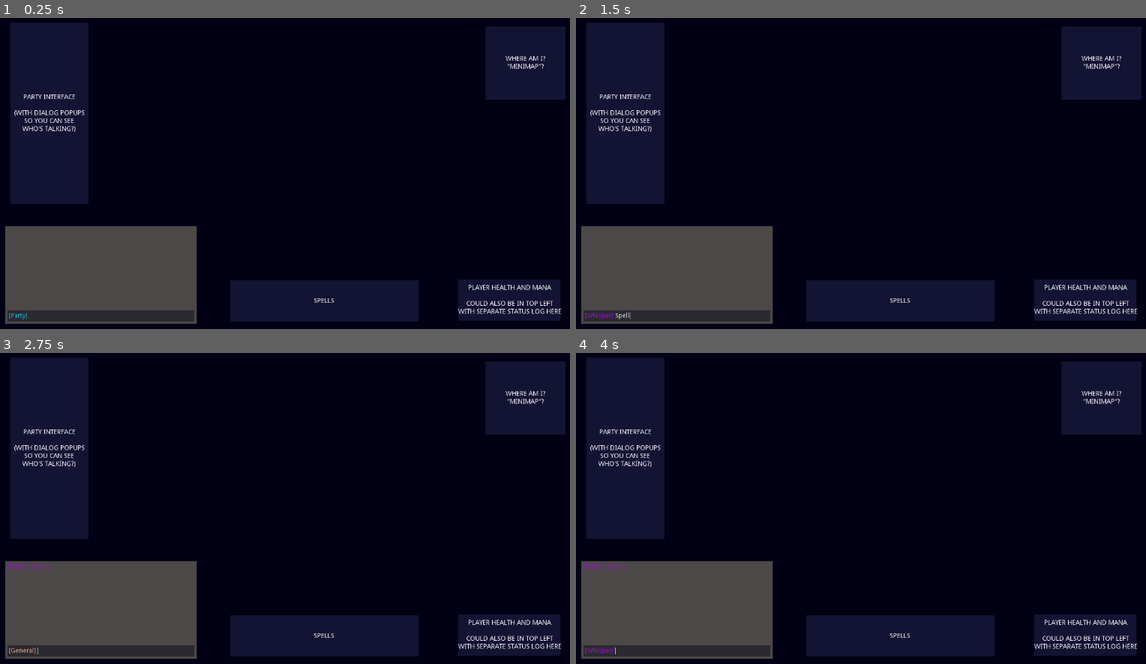
Above: before the commit, frames 1-4 (two rows, left to right).
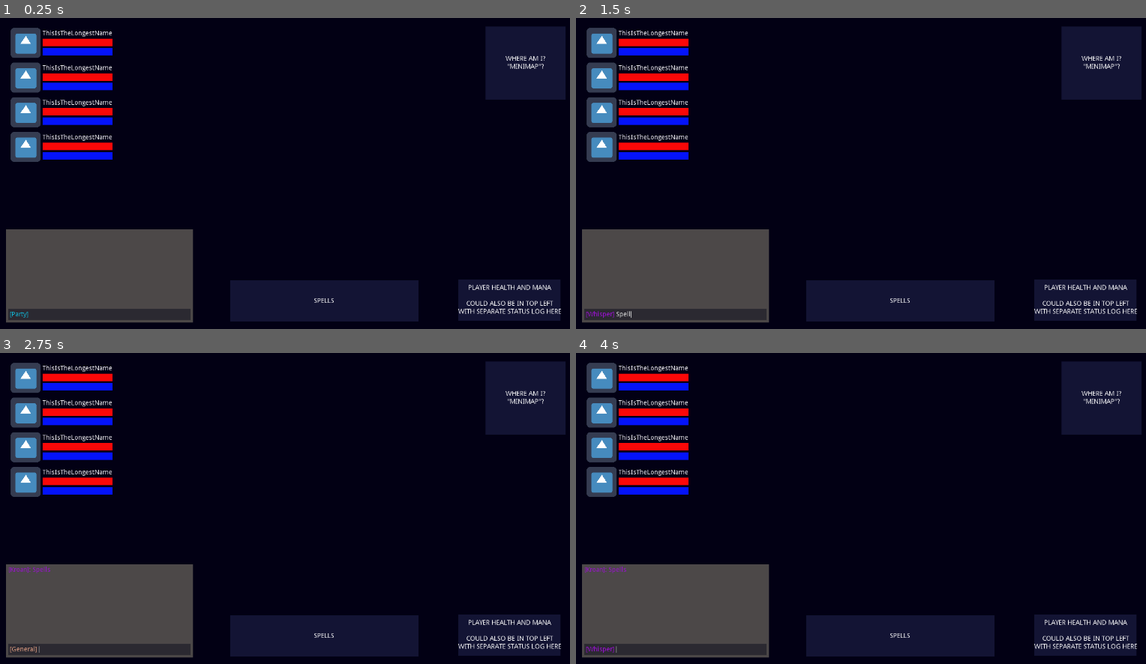
Above: after the commit, the same moments.

Repository: olive20xx/White-Mage-Biz
Game: Godot game, scene res://Scenes/UI.tscn
Same seed, same stepped clock (60 frames per second), same inputs: the game is played once before the commit and once after it. The engine's default icon, where the game draws it, is replaced by a stand-in: a white triangle on a blue panel in a dark square.
Inputs:
- Up to frame 1 (0.25 s): no input
- Up to frame 2 (1.5 s): tap Enter (ui_accept) at 0.5, 0.77 s; hold Tab (chat_channel_next) from 0.53 s (still down); type "Spells" at 1.25 s
- Up to frame 3 (2.75 s): tap Enter (ui_accept) at 2, 2.27 s; release Tab (chat_channel_next) at 2.03 s; tap Tab (chat_channel_next) at 2.1 s
- Up to frame 4 (4 s): tap Enter (ui_accept) at 2.75, 3.5, 3.77 s; hold Tab (chat_channel_next) 2.78-3.53 s; tap Tab (chat_channel_next) at 3.6 s

The runs differ from the first frame. In frame 1, 9.9% of the frame differs, in the area x 0-35%, y 1-99%; in frame 2, 9.9%; in frame 3, 10%; in frame 4, 10%.

Commit message:
Made a basic party GUI
Next step is to hook up /invite and figure out how to create NPCs

Diff:
--- a/ChatBox.gd
+++ b/ChatBox.gd
@@ -1,8 +1,8 @@
 extends Control
 
-onready var chatLog = get_node("VBoxContainer/RichTextLabel")
-onready var inputLabel = get_node("VBoxContainer/ColorRect/HBoxContainer/Label")
-onready var inputField = get_node("VBoxContainer/ColorRect/HBoxContainer/LineEdit")
+onready var chatLog = get_node("MarginContainer/VBoxContainer/RichTextLabel")
+onready var inputLabel = get_node("MarginContainer/VBoxContainer/ColorRect/HBoxContainer/Label")
+onready var inputField = get_node("MarginContainer/VBoxContainer/ColorRect/HBoxContainer/LineEdit")
 
 var has_focus = false
 
--- a/Scenes/Chat Box.tscn
+++ b/Scenes/Chat Box.tscn
@@ -9,8 +9,8 @@
 [node name="ChatBox" type="Control"]
 anchor_top = 1.0
 anchor_bottom = 1.0
-margin_top = -150.0
-margin_right = 300.0
+margin_top = -160.0
+margin_right = 310.0
 rect_min_size = Vector2( 250, 100 )
 script = ExtResource( 1 )
 __meta__ = {
@@ -20,23 +20,32 @@
 [node name="ColorRect" type="ColorRect" parent="."]
 anchor_right = 1.0
 anchor_bottom = 1.0
-margin_left = -5.0
-margin_top = -5.0
-margin_right = 5.0
-margin_bottom = 5.0
 color = Color( 0.301961, 0.286275, 0.286275, 1 )
 __meta__ = {
 "_edit_use_anchors_": false
 }
 
-[node name="VBoxContainer" type="VBoxContainer" parent="."]
+[node name="MarginContainer" type="MarginContainer" parent="."]
 anchor_right = 1.0
 anchor_bottom = 1.0
+custom_constants/margin_right = 5
+custom_constants/margin_top = 5
+custom_constants/margin_left = 5
+custom_constants/margin_bottom = 5
 __meta__ = {
 "_edit_use_anchors_": false
 }
 
-[node name="RichTextLabel" type="RichTextLabel" parent="VBoxContainer"]
+[node name="VBoxContainer" type="VBoxContainer" parent="MarginContainer"]
+margin_left = 5.0
+margin_top = 5.0
+margin_right = 305.0
+margin_bottom = 155.0
+__meta__ = {
+"_edit_use_anchors_": false
+}
+
+[node name="RichTextLabel" type="RichTextLabel" parent="MarginContainer/VBoxContainer"]
 margin_right = 300.0
 margin_bottom = 122.0
 focus_mode = 2
@@ -46,7 +55,7 @@
 scroll_following = true
 selection_enabled = true
 
-[node name="ColorRect" type="ColorRect" parent="VBoxContainer"]
+[node name="ColorRect" type="ColorRect" parent="MarginContainer/VBoxContainer"]
 margin_top = 126.0
 margin_right = 300.0
 margin_bottom = 150.0
@@ -54,7 +63,7 @@
 size_flags_horizontal = 3
 color = Color( 0.172549, 0.164706, 0.196078, 1 )
 
-[node name="HBoxContainer" type="HBoxContainer" parent="VBoxContainer/ColorRect"]
+[node name="HBoxContainer" type="HBoxContainer" parent="MarginContainer/VBoxContainer/ColorRect"]
 anchor_right = 1.0
 anchor_bottom = 1.0
 margin_left = 3.0
@@ -62,13 +71,13 @@
 "_edit_use_anchors_": false
 }
 
-[node name="Label" type="Label" parent="VBoxContainer/ColorRect/HBoxContainer"]
+[node name="Label" type="Label" parent="MarginContainer/VBoxContainer/ColorRect/HBoxContainer"]
 margin_top = 5.0
 margin_right = 61.0
 margin_bottom = 19.0
 text = "[Whisper]"
 
-[node name="LineEdit" type="LineEdit" parent="VBoxContainer/ColorRect/HBoxContainer"]
+[node name="LineEdit" type="LineEdit" parent="MarginContainer/VBoxContainer/ColorRect/HBoxContainer"]
 margin_left = 65.0
 margin_right = 297.0
 margin_bottom = 24.0
@@ -77,4 +86,3 @@
 custom_styles/normal = SubResource( 2 )
 max_length = 240
 caret_blink = true
-caret_blink_speed = 0.5
--- /dev/null
+++ b/Scenes/Party Interface.tscn
@@ -0,0 +1,44 @@
+[gd_scene load_steps=2 format=2]
+
+[ext_resource path="res://Scenes/PartyMemberContainer.tscn" type="PackedScene" id=1]
+
+[node name="Party Interface" type="Control"]
+margin_right = 235.0
+margin_bottom = 347.0
+__meta__ = {
+"_edit_use_anchors_": false
+}
+
+[node name="MarginContainer" type="MarginContainer" parent="."]
+anchor_right = 1.0
+anchor_bottom = 1.0
+custom_constants/margin_top = 10
+custom_constants/margin_left = 10
+__meta__ = {
+"_edit_use_anchors_": false
+}
+
+[node name="VBoxContainer" type="VBoxContainer" parent="MarginContainer"]
+margin_left = 10.0
+margin_top = 10.0
+margin_right = 235.0
+margin_bottom = 74.0
+size_flags_vertical = 2
+custom_constants/separation = 10
+
+[node name="PartyMemberContainer" parent="MarginContainer/VBoxContainer" instance=ExtResource( 1 )]
+
+[node name="PartyMemberContainer2" parent="MarginContainer/VBoxContainer" instance=ExtResource( 1 )]
+visible = false
+margin_top = 74.0
+margin_bottom = 138.0
+
+[node name="PartyMemberContainer3" parent="MarginContainer/VBoxContainer" instance=ExtResource( 1 )]
+visible = false
+margin_top = 74.0
+margin_bottom = 138.0
+
+[node name="PartyMemberContainer4" parent="MarginContainer/VBoxContainer" instance=ExtResource( 1 )]
+visible = false
+margin_top = 74.0
+margin_bottom = 138.0
--- /dev/null
+++ b/Scenes/PartyMemberContainer.tscn
@@ -0,0 +1,50 @@
+[gd_scene load_steps=2 format=2]
+
+[ext_resource path="res://icon.png" type="Texture" id=1]
+
+[node name="PartyMemberContainer" type="HBoxContainer"]
+margin_right = 225.0
+margin_bottom = 64.0
+rect_min_size = Vector2( 182, 0 )
+size_flags_vertical = 2
+__meta__ = {
+"_edit_use_anchors_": false
+}
+
+[node name="Portrait" type="TextureRect" parent="."]
+margin_right = 64.0
+margin_bottom = 64.0
+texture = ExtResource( 1 )
+
+[node name="MarginContainer" type="MarginContainer" parent="."]
+margin_left = 68.0
+margin_right = 217.0
+margin_bottom = 64.0
+custom_constants/margin_top = 5
+custom_constants/margin_bottom = 5
+
+[node name="VBoxContainer" type="VBoxContainer" parent="MarginContainer"]
+margin_top = 5.0
+margin_right = 149.0
+margin_bottom = 59.0
+size_flags_horizontal = 3
+
+[node name="Name" type="Label" parent="MarginContainer/VBoxContainer"]
+margin_right = 149.0
+margin_bottom = 14.0
+text = "ThisIsTheLongestName"
+
+[node name="HealthBar" type="ColorRect" parent="MarginContainer/VBoxContainer"]
+margin_top = 18.0
+margin_right = 149.0
+margin_bottom = 34.0
+size_flags_horizontal = 3
+size_flags_vertical = 3
+color = Color( 0.984314, 0.0352941, 0.0352941, 1 )
+
+[node name="ManaBar" type="ColorRect" parent="MarginContainer/VBoxContainer"]
+margin_top = 38.0
+margin_right = 149.0
+margin_bottom = 54.0
+size_flags_vertical = 3
+color = Color( 0.0196078, 0.0784314, 0.984314, 1 )
--- /dev/null
+++ b/Scenes/Player Status.tscn
@@ -0,0 +1,79 @@
+[gd_scene format=2]
+
+[node name="Player Status" type="Control"]
+anchor_left = 1.0
+anchor_top = 1.0
+anchor_right = 1.0
+anchor_bottom = 1.0
+margin_left = -266.0
+margin_top = -96.0
+__meta__ = {
+"_edit_use_anchors_": false
+}
+
+[node name="ColorRect" type="ColorRect" parent="."]
+anchor_right = 1.0
+anchor_bottom = 1.0
+color = Color( 0.301961, 0.286275, 0.286275, 1 )
+__meta__ = {
+"_edit_use_anchors_": false
+}
+
+[node name="VBoxContainer" type="VBoxContainer" parent="ColorRect"]
+anchor_right = 1.0
+anchor_bottom = 1.0
+margin_left = 5.0
+margin_top = 5.0
+margin_right = -5.0
+margin_bottom = -5.0
+__meta__ = {
+"_edit_use_anchors_": false
+}
+
+[node name="Label" type="Label" parent="ColorRect/VBoxContainer"]
+margin_right = 256.0
+margin_bottom = 14.0
+text = "PlayerName - L38"
+valign = 1
+__meta__ = {
+"_edit_use_anchors_": false
+}
+
+[node name="HP HBoxContainer" type="HBoxContainer" parent="ColorRect/VBoxContainer"]
+margin_top = 18.0
+margin_right = 256.0
+margin_bottom = 32.0
+custom_constants/separation = 0
+
+[node name="Label" type="Label" parent="ColorRect/VBoxContainer/HP HBoxContainer"]
+margin_right = 46.0
+margin_bottom = 14.0
+text = "Health:"
+align = 2
+
+[node name="ProgressBar" type="ProgressBar" parent="ColorRect/VBoxContainer/HP HBoxContainer"]
+margin_left = 46.0
+margin_right = 256.0
+margin_bottom = 14.0
+size_flags_horizontal = 3
+min_value = 50.0
+value = 100.0
+
+[node name="MP HBoxContainer" type="HBoxContainer" parent="ColorRect/VBoxContainer"]
+margin_top = 36.0
+margin_right = 256.0
+margin_bottom = 50.0
+custom_constants/separation = 8
+
+[node name="Label" type="Label" parent="ColorRect/VBoxContainer/MP HBoxContainer"]
+margin_right = 38.0
+margin_bottom = 14.0
+text = "Mana:"
+align = 2
+
+[node name="ProgressBar" type="ProgressBar" parent="ColorRect/VBoxContainer/MP HBoxContainer"]
+margin_left = 46.0
+margin_right = 256.0
+margin_bottom = 14.0
+size_flags_horizontal = 3
+value = 100.0
--- a/Scenes/UI.tscn
+++ b/Scenes/UI.tscn
@@ -1,6 +1,7 @@
-[gd_scene load_steps=2 format=2]
+[gd_scene load_steps=3 format=2]
 
 [ext_resource path="res://Scenes/Chat Box.tscn" type="PackedScene" id=1]
+[ext_resource path="res://Scenes/Party Interface.tscn" type="PackedScene" id=2]
 
 [node name="UI" type="Control"]
 anchor_right = 1.0
@@ -18,10 +19,10 @@
 }
 
 [node name="ChatBox" parent="." instance=ExtResource( 1 )]
-margin_left = 50.7968
-margin_top = -250.0
-margin_right = 450.0
-margin_bottom = -50.7969
+margin_left = 48.0
+margin_top = -248.0
+margin_right = 447.203
+margin_bottom = -48.7969
 
 [node name="Placeholder" type="ColorRect" parent="."]
 margin_left = 1013.35
@@ -90,27 +91,26 @@
 "_edit_use_anchors_": false
 }
 
-[node name="Placeholder3" type="ColorRect" parent="."]
-margin_left = 57.0
-margin_top = 31.0
-margin_right = 224.0
-margin_bottom = 418.0
-color = Color( 0.0784314, 0.0823529, 0.207843, 1 )
-__meta__ = {
-"_edit_use_anchors_": false
-}
+[node name="Party Interface" parent="." instance=ExtResource( 2 )]
+margin_left = 48.0
+margin_top = 32.0
+margin_right = 283.0
+margin_bottom = 379.0
 
-[node name="P text" type="Label" parent="Placeholder3"]
-anchor_right = 1.0
-anchor_bottom = 1.0
-text = "Party interface
+[node name="VBoxContainer" parent="Party Interface/MarginContainer" index="0"]
+margin_bottom = 296.0
 
-(with dialog popups
-so you can see
-who's talking?)"
-align = 1
-valign = 1
-uppercase = true
-__meta__ = {
-"_edit_use_anchors_": false
-}
+[node name="PartyMemberContainer2" parent="Party Interface/MarginContainer/VBoxContainer" index="1"]
+visible = true
+
+[node name="PartyMemberContainer3" parent="Party Interface/MarginContainer/VBoxContainer" index="2"]
+visible = true
+margin_top = 148.0
+margin_bottom = 212.0
+
+[node name="PartyMemberContainer4" parent="Party Interface/MarginContainer/VBoxContainer" index="3"]
+visible = true
+margin_top = 222.0
+margin_bottom = 286.0
+
+[editable path="Party Interface"]
Binary file added: Assets/src/CGabriel16x18Repack/CGabrielChars24x24.png
Not shown, added: Assets/src/CGabriel16x18Repack/CGabrielChars24x24.png.import
Not shown, added: Assets/src/CGabriel16x18Repack/CGabrielFaces48x48.png.import
Not shown, added: Assets/src/CGabriel16x18Repack/README.txt
Binary file added: Assets/src/SleekBars.png
Not shown, added: Assets/src/SleekBars.png.import
Not shown, added: Assets/src/CGabriel16x18Repack/chars24x24.xcf
Not shown, added: Assets/src/CGabriel16x18Repack/faces48x48.xcf
